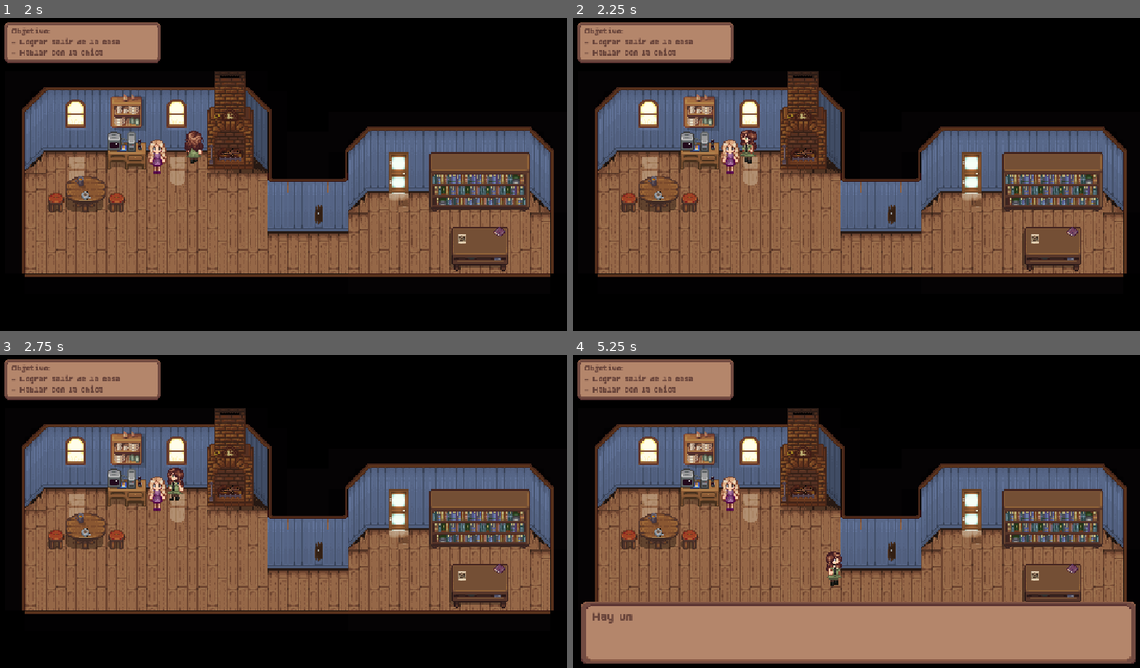
Above: before the commit, frames 1-4 (two rows, left to right).
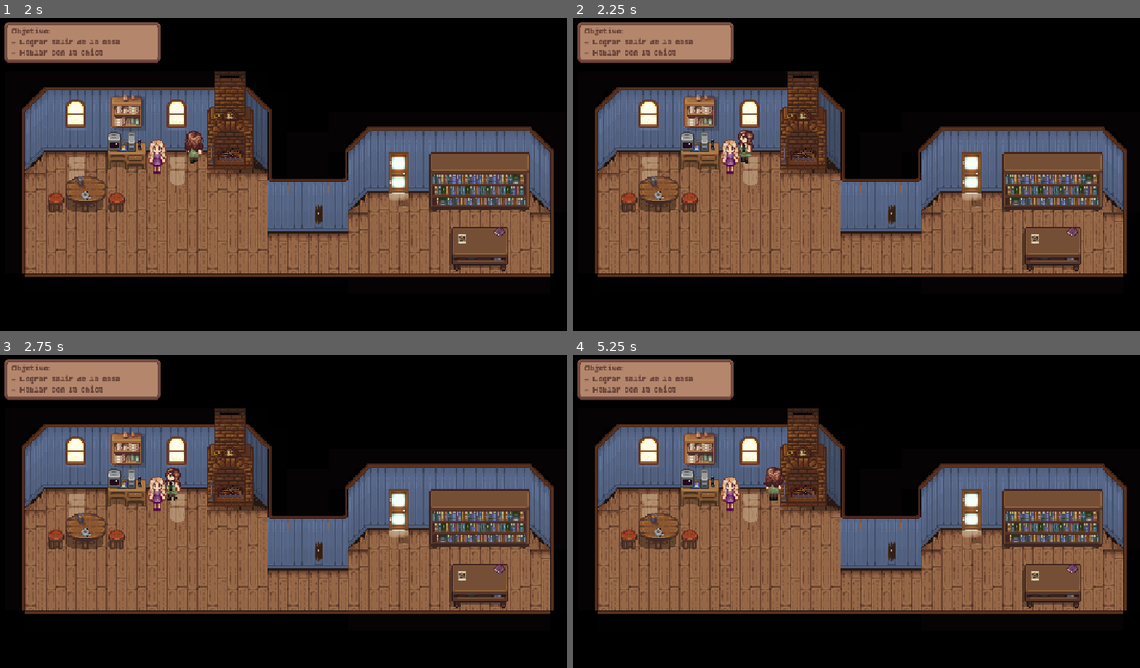
Above: after the commit, the same moments.

Repository: mgutierrez6/Desarrollo-Videojuegos
Game: Godot game, scene res://escenas/testRoom.tscn
The game is run twice, just before and just after one commit, with the same random seed, the same clock (stepped at 60 frames per second) and the same inputs.
Inputs (mouse positions are in pixels of both pictures, inside the frame that each line leads up to):
- Up to frame 1 (2 s): tap Enter at 0.5 s; move the mouse to (255, 243) at 0.52 s; hold F (interactuar) 0.53-1.28 s; hold Up (move_up) from 0.53 s (still down); click (255, 243) at 0.67 s; move the mouse to (459, 227) at 1.27 s; tap 0 at 1.35 s
- Up to frame 2 (2.25 s): tap Space at 2 s; move the mouse to (686, 127) at 2.02 s; release Up (move_up) at 2.03 s; hold Left (move_left) from 2.03 s (still down); tap 9 at 2.1 s
- Up to frame 3 (2.75 s): keep holding Left (move_left)
- Up to frame 4 (5.25 s): move the mouse to (890, 514) at 2.77 s; tap Backspace at 2.85 s; click (890, 514) at 2.92 s; move the mouse to (771, 433) at 3.52 s; release Left (move_left) at 3.53 s; hold Down (move_down) 3.53-4.28 s; tap Enter at 3.6 s; move the mouse to (986, 498) at 4.27 s; hold Right (move_right) 4.28-5.03 s; tap Keypad Enter at 4.35 s; move the mouse to (743, 530) at 5.02 s; hold Up (move_up) from 5.03 s (still down); hold F (interactuar) from 5.03 s (still down); click (743, 530) at 5.17 s

Frame 1 is identical in both runs. In frame 2, 0.2% of the frame differs, in the area x 29-33%, y 35-47%; in frame 3, 0.2%; in frame 4, 19%, in the area x 1-100%, y 35-99%.

Commit message:
ultimo ultimo

Diff:
--- a/escenas/char2.tscn
+++ b/escenas/char2.tscn
@@ -137,11 +137,11 @@
 "speed": 5.0
 }]
 
-[sub_resource type="RectangleShape2D" id="RectangleShape2D_o2op0"]
-size = Vector2(18, 44)
+[sub_resource type="RectangleShape2D" id="RectangleShape2D_euwp0"]
+size = Vector2(13, 25.5)
 
-[sub_resource type="RectangleShape2D" id="RectangleShape2D_euwp0"]
-size = Vector2(18, 28)
+[sub_resource type="RectangleShape2D" id="RectangleShape2D_3oava"]
+size = Vector2(12.5, 3.75)
 
 [node name="CharacterBody2D" type="Area2D" unique_id=563777500]
 
@@ -151,12 +151,14 @@
 animation = &"down"
 frame_progress = 0.0027772507
 
-[node name="CollisionShape2D" type="CollisionShape2D" parent="." unique_id=620263139]
-position = Vector2(0, -9)
-shape = SubResource("RectangleShape2D_o2op0")
-
 [node name="StaticBody2D" type="StaticBody2D" parent="." unique_id=1839740880]
 
 [node name="CollisionShape2D" type="CollisionShape2D" parent="StaticBody2D" unique_id=52659518]
-position = Vector2(0, -17)
+visible = false
+position = Vector2(0.5, -17.25)
 shape = SubResource("RectangleShape2D_euwp0")
+
+[node name="CollisionShape2D2" type="CollisionShape2D" parent="StaticBody2D" unique_id=1220858440]
+visible = false
+position = Vector2(1, -6)
+shape = SubResource("RectangleShape2D_3oava")
--- a/escenas/cinta.tscn
+++ b/escenas/cinta.tscn
@@ -2,9 +2,6 @@
 
 [ext_resource type="Texture2D" uid="uid://e8rirjg8cg6i" path="res://assets/recolectables/cintaChiqui.png" id="1_8rtww"]
 [ext_resource type="Script" uid="uid://dm3oekclx2puo" path="res://scripts/ObjetoRecolectable.gd" id="1_bb5uh"]
-
-[sub_resource type="CircleShape2D" id="CircleShape2D_o2op0"]
-radius = 41.278034
 
 [sub_resource type="CircleShape2D" id="CircleShape2D_euwp0"]
 radius = 11.751921
@@ -17,11 +14,6 @@
 position = Vector2(1.267952, 27.697365)
 texture = ExtResource("1_8rtww")
 
-[node name="CollisionShape2D" type="CollisionShape2D" parent="." unique_id=81518498]
-visible = false
-position = Vector2(0.34265137, 38.80101)
-shape = SubResource("CircleShape2D_o2op0")
-
 [node name="StaticBody2D" type="StaticBody2D" parent="." unique_id=1858377176]
 position = Vector2(1.267952, 27.697365)
 
--- a/escenas/libro.tscn
+++ b/escenas/libro.tscn
@@ -1,9 +1,6 @@
 [gd_scene format=3 uid="uid://cltmh2omhkhmj"]
 
 [ext_resource type="Texture2D" uid="uid://bfprj21l70epw" path="res://assets/recolectables/lost book.png" id="1_cimxy"]
-
-[sub_resource type="CircleShape2D" id="CircleShape2D_cimxy"]
-radius = 27.47886
 
 [sub_resource type="RectangleShape2D" id="RectangleShape2D_o2op0"]
 size = Vector2(14.180954, 15.105906)
@@ -14,11 +11,6 @@
 position = Vector2(0.59965134, 18.799126)
 texture = ExtResource("1_cimxy")
 
-[node name="CollisionShape2D" type="CollisionShape2D" parent="." unique_id=929281441]
-visible = false
-position = Vector2(4.9742374, 30.020327)
-shape = SubResource("CircleShape2D_cimxy")
-
 [node name="StaticBody2D" type="StaticBody2D" parent="." unique_id=1926635076]
 
 [node name="CollisionShape2D" type="CollisionShape2D" parent="StaticBody2D" unique_id=503693276]
--- a/escenas/palo.tscn
+++ b/escenas/palo.tscn
@@ -7,9 +7,6 @@
 [sub_resource type="SegmentShape2D" id="SegmentShape2D_euwp0"]
 a = Vector2(1.013279e-06, -11.313709)
 b = Vector2(0, 8.485281)
-
-[sub_resource type="CircleShape2D" id="CircleShape2D_euwp0"]
-radius = 15.0
 
 [node name="Palo" type="Area2D" unique_id=691191485]
 y_sort_enabled = true
@@ -24,14 +21,10 @@
 scale = Vector2(0.091569774, 0.08648256)
 texture = ExtResource("3_58bo0")
 
-[node name="CollisionShape2D" type="CollisionShape2D" parent="." unique_id=1082333296]
+[node name="CollisionShape2D" type="CollisionShape2D" parent="Palo2" unique_id=1082333296]
 visible = false
-position = Vector2(-1, 16)
-rotation = 0.7853982
-scale = Vector2(0.99999994, 0.99999994)
+position = Vector2(-10.920634, 11.563004)
+rotation = 0.81396186
+scale = Vector2(11.246416, 11.246416)
+skew = -0.057127357
 shape = SubResource("SegmentShape2D_euwp0")
-
-[node name="CollisionShape2D2" type="CollisionShape2D" parent="." unique_id=1969331226]
-visible = false
-position = Vector2(5, 22)
-shape = SubResource("CircleShape2D_euwp0")
--- a/escenas/testRoom.tscn
+++ b/escenas/testRoom.tscn
@@ -4702,11 +4702,14 @@
 sources/5 = SubResource("TileSetAtlasSource_daloh")
 sources/6 = SubResource("TileSetAtlasSource_dg6bl")
 
-[sub_resource type="CircleShape2D" id="CircleShape2D_euwp0"]
-radius = 15.489299
+[sub_resource type="RectangleShape2D" id="RectangleShape2D_11ymt"]
+size = Vector2(20, 34.776978)
+
+[sub_resource type="RectangleShape2D" id="RectangleShape2D_cimxy"]
+size = Vector2(15.945404, 16.188301)
 
 [sub_resource type="RectangleShape2D" id="RectangleShape2D_euwp0"]
-size = Vector2(39.86963, 36.21347)
+size = Vector2(32.20911, 34.132645)
 
 [sub_resource type="RectangleShape2D" id="RectangleShape2D_8uah3"]
 size = Vector2(22.70964, 36.25582)
@@ -4738,7 +4741,17 @@
 script = ExtResource("20_htqrx")
 texto = Array[String](["Hola!! necesito entrar a la computadora... pero... olvide la contraseña", "Seguro la anoté en algún cuaderno. Me ayudás a buscarlo?"])
 flags_a_activar = Array[String](["vecina_hablada"])
+objetivo_nuevo = "Busca el cuaderno"
 metadata/_custom_type_script = "uid://du47wn6gexhp2"
+
+[sub_resource type="RectangleShape2D" id="RectangleShape2D_3oava"]
+size = Vector2(2.7386394, 12.511057)
+
+[sub_resource type="RectangleShape2D" id="RectangleShape2D_7dqve"]
+size = Vector2(46.427532, 81.15187)
+
+[sub_resource type="RectangleShape2D" id="RectangleShape2D_o2op0"]
+size = Vector2(32.966125, 33.839058)
 
 [sub_resource type="RectangleShape2D" id="RectangleShape2D_txsnm"]
 size = Vector2(28.72702, 37.98953)
@@ -4772,13 +4785,19 @@
 rotation = 0.705113
 scale = Vector2(0.77, 0.77)
 
+[node name="CollisionShape2D" type="CollisionShape2D" parent="Palo" unique_id=315595352]
+visible = false
+position = Vector2(7.1772833, 21.892385)
+rotation = -0.6981317
+shape = SubResource("RectangleShape2D_11ymt")
+
 [node name="Foto" parent="." unique_id=972745586 instance=ExtResource("12_bmpqh")]
 position = Vector2(346.44003, 125.03998)
 
 [node name="CollisionShape2D2" type="CollisionShape2D" parent="Foto" unique_id=575725727]
 visible = false
-position = Vector2(-0.8411865, 7.2902527)
-shape = SubResource("CircleShape2D_euwp0")
+position = Vector2(-3.6887512, 3.2765808)
+shape = SubResource("RectangleShape2D_cimxy")
 
 [node name="PC" type="Area2D" parent="." unique_id=221236349]
 position = Vector2(346.44003, 125.03998)
@@ -4789,7 +4808,7 @@
 
 [node name="CollisionShape2D" type="CollisionShape2D" parent="PC" unique_id=1512178238]
 visible = false
-position = Vector2(-266.5975, -62.074303)
+position = Vector2(-270.0074, -60.503166)
 shape = SubResource("RectangleShape2D_euwp0")
 
 [node name="Puerta" type="Area2D" parent="." unique_id=147463544]
@@ -4814,9 +4833,19 @@
 script = ExtResource("19_lsjg5")
 etapas = Array[ExtResource("20_htqrx")]([SubResource("Resource_euwp0"), SubResource("Resource_o2op0"), SubResource("Resource_3oava"), SubResource("Resource_7dqve")])
 
+[node name="CollisionShape2D" type="CollisionShape2D" parent="girl2" unique_id=1975912696]
+visible = false
+position = Vector2(3.7249374, -10.884575)
+shape = SubResource("RectangleShape2D_3oava")
+
 [node name="cinta" parent="." unique_id=2072226499 instance=ExtResource("19_htqrx")]
 position = Vector2(48.140236, 90.37743)
 scale = Vector2(0.3, 0.3)
+
+[node name="CollisionShape2D" type="CollisionShape2D" parent="cinta" unique_id=1522292864]
+visible = false
+position = Vector2(0.58236694, 53.20935)
+shape = SubResource("RectangleShape2D_7dqve")
 
 [node name="libro" parent="." unique_id=436740979 instance=ExtResource("20_eg2l0")]
 position = Vector2(369.69098, 134.07709)
@@ -4827,6 +4856,13 @@
 imagen = ExtResource("22_dg6bl")
 texto = "Un cuaderno lleno de listas de compras. En la última página hay una línea subrayada:
 \"Clave compu: 4821\""
+
+[node name="CollisionShape2D" type="CollisionShape2D" parent="libro" unique_id=1442848937]
+visible = false
+position = Vector2(-0.21557617, 26.19516)
+rotation = 0.8988447
+scale = Vector2(0.99999946, 0.9999994)
+shape = SubResource("RectangleShape2D_o2op0")
 
 [node name="Agujero" type="Area2D" parent="." unique_id=597849427]
 position = Vector2(232.84213, 112.673706)
